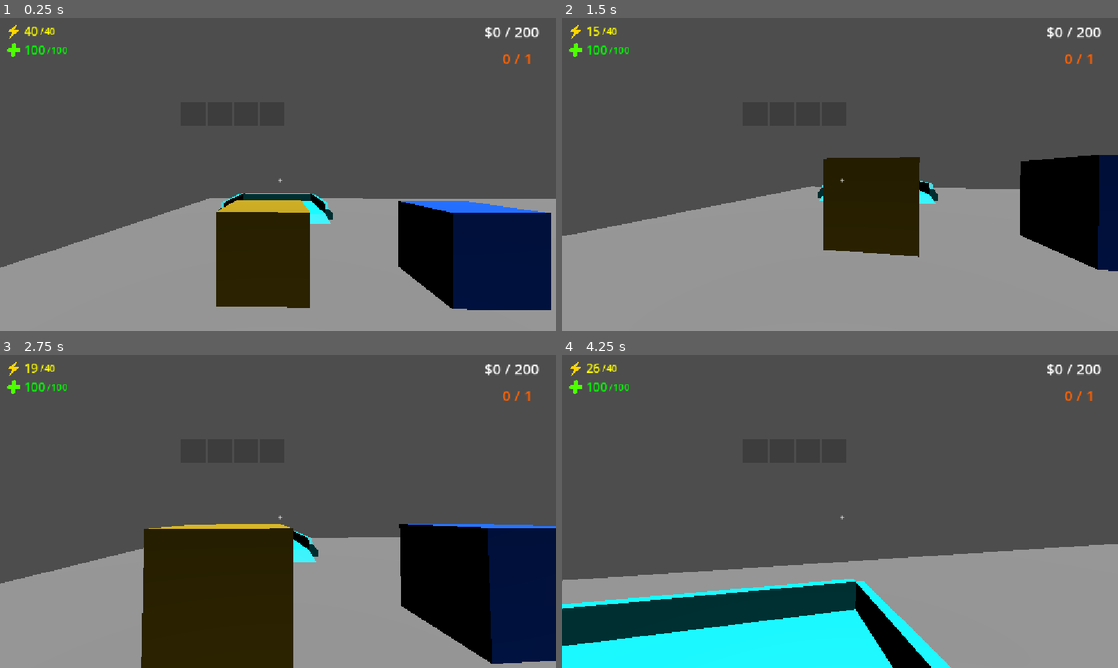
Above: before the commit, frames 1-4 (two rows, left to right).
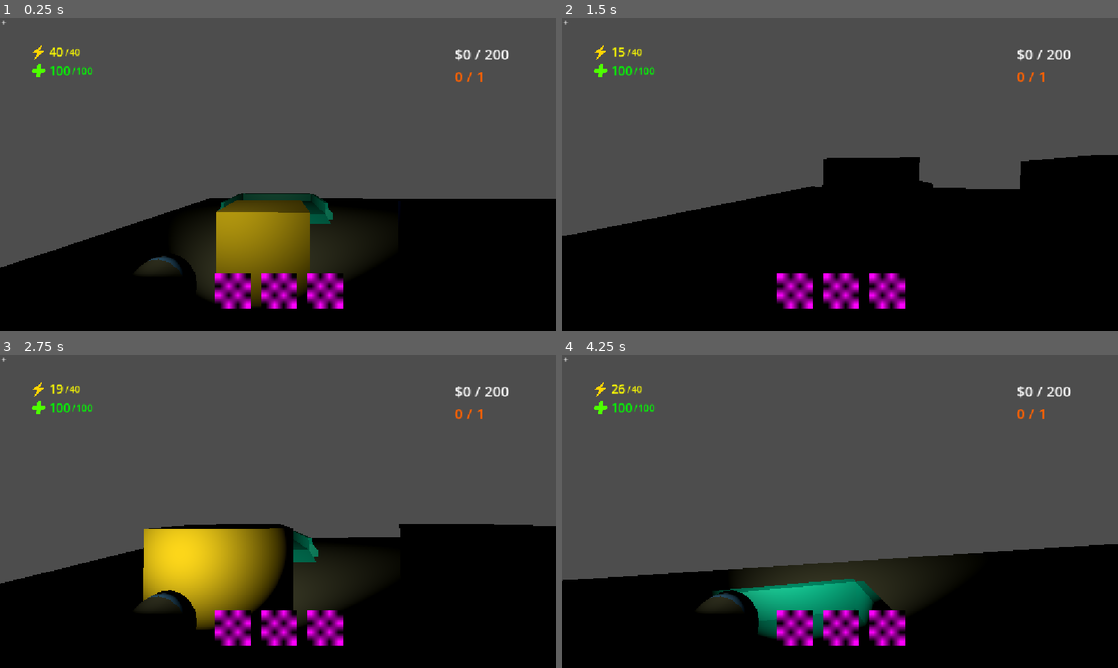
Above: after the commit, the same moments.

Repository: cesadev/Repojam
Game: Godot game, scene res://cenas/jogo/play_map.tscn
Same seed, same stepped clock (60 frames per second), same inputs: the game is played once before the commit and once after it. This scene is started directly instead of the project's main scene.
Inputs (mouse positions are in pixels of both pictures, inside the frame that each line leads up to):
- Up to frame 1 (0.25 s): no input
- Up to frame 2 (1.5 s): tap Enter (ui_accept) at 0.5, 0.77 s; move the mouse to (867, 174) at 0.52 s; hold W (move_forward) from 0.53 s (still down); tap Q (compact) at 0.6, 1.35 s; click (867, 174) at 0.67 s; move the mouse to (812, 174) at 1.27 s
- Up to frame 3 (2.75 s): keep holding W (move_forward); tap Enter (ui_accept) at 1.52, 2 s; move the mouse to (289, 505) at 2.02 s; hold Ctrl (crouch) from 2.03 s (still down); tap Q (compact) at 2.3 s
- Up to frame 4 (4.25 s): keep holding W (move_forward); move the mouse to (834, 517) at 2.77 s; release Ctrl (crouch) at 2.78 s; tap Shift (sprint) at 2.85 s; click (834, 517) at 2.92 s; tap Enter (ui_accept) at 3.02, 3.77 s; tap Q (compact) at 3.05, 3.6 s; move the mouse to (878, 514) at 3.52 s

The runs differ from the first frame. In frame 1, 36% of the frame differs, in the area x 0-100%, y 0-100%; in frame 2, 42%; in frame 3, 36%; in frame 4, 34%.

Commit message:
luzinhas e refatoration

Diff:
--- a/cenas/entidades/player.tscn
+++ b/cenas/entidades/player.tscn
@@ -1,6 +1,7 @@
 [gd_scene format=3 uid="uid://dnde6kbl7keax"]
 
 [ext_resource type="Script" uid="uid://cswe6q22acxrr" path="res://scripts/entidades/player.gd" id="1_svr0m"]
+[ext_resource type="PackedScene" uid="uid://c8fv4nccjn672" path="res://assets/props/lanterna.glb" id="2_5gks8"]
 [ext_resource type="PackedScene" uid="uid://58d47doq6aiy" path="res://cenas/jogo/PlayerUI.tscn" id="2_tml3h"]
 [ext_resource type="PackedScene" uid="uid://odv8txq5k4h0" path="res://assets/entidades/player/CharPlayer.glb" id="3_qaydq"]
 
@@ -175,6 +176,10 @@
 
 			item_sendo_arrastado = objeto
 
+			# Avisa o player que estamos segurando um item (apaga a lanterna)
+			if player and \"segurando_item\" in player:
+				player.segurando_item = true
+
 
 		else:
 
@@ -264,6 +269,10 @@
 
 		print(\"Item solto: \", item_sendo_arrastado.name)
 
+		# Avisa o player que soltamos o item (reacende a lanterna)
+		if player and \"segurando_item\" in player:
+			player.segurando_item = false
+
 		item_sendo_arrastado = null
 # ============================================================
 # PROCESSAMENTO DA INTERAÇÃO
@@ -287,6 +296,16 @@
 transform = Transform3D(1, 0, 0, 0, 1, 0, 0, 0, 1, 0, 0.5521743, -0.5528567)
 current = true
 
+[node name="lanterna" parent="Pivot/Camera3D" unique_id=1351914014 instance=ExtResource("2_5gks8")]
+transform = Transform3D(-0.98441327, 0, 0.17587027, 0, 1, 0, -0.17587027, 0, -0.98441327, -0.7278799, -0.62997234, -0.7137283)
+
+[node name="SpotLight3D" type="SpotLight3D" parent="Pivot/Camera3D/lanterna" unique_id=408395143]
+transform = Transform3D(-1.0000002, 0, -1.0430813e-07, 0, 1, 0, 1.0430813e-07, 0, -1.0000002, 0, 0.35324502, 0)
+light_color = Color(0.8389921, 0.842646, 0.6008147, 1)
+light_energy = 2.134
+spot_range = 10.277
+spot_angle = 37.91
+
 [node name="CollisionShape3D" type="CollisionShape3D" parent="." unique_id=1792594318]
 transform = Transform3D(0.85, 0, 0, 0, 0.85, 0, 0, 0, 0.85, 0, 0, 0)
 shape = SubResource("CapsuleShape3D_bhunq")
--- a/cenas/jogo/PlayerUI.tscn
+++ b/cenas/jogo/PlayerUI.tscn
@@ -1,8 +1,11 @@
 [gd_scene format=3 uid="uid://58d47doq6aiy"]
 
-[ext_resource type="Script" uid="uid://qy0ydaqyklg5" path="res://assets/UI/player_ui.gd" id="1_p3ekm"]
+[ext_resource type="Script" uid="uid://qy0ydaqyklg5" path="res://scripts/UI/player_ui.gd" id="1_p3ekm"]
 [ext_resource type="Texture2D" uid="uid://nsc6r50w0aty" path="res://assets/UI/Stamina.png" id="1_py0tg"]
 [ext_resource type="Texture2D" uid="uid://cye5ixuhbiig5" path="res://assets/UI/Health.png" id="2_p3ekm"]
+
+[sub_resource type="PlaceholderTexture2D" id="PlaceholderTexture2D_d0u6y"]
+size = Vector2(75, 75)
 
 [node name="PlayerUI" type="Control" unique_id=1725352464]
 layout_mode = 3
@@ -11,28 +14,13 @@
 anchor_top = 0.5
 anchor_right = 0.5
 anchor_bottom = 0.5
+offset_left = -573.0
+offset_top = -327.0
+offset_right = 577.0
+offset_bottom = 323.0
 grow_horizontal = 2
 grow_vertical = 2
 script = ExtResource("1_p3ekm")
-
-[node name="Meta" type="Label" parent="." unique_id=147669889]
-layout_mode = 0
-offset_left = 428.0
-offset_top = -317.0
-offset_right = 567.0
-offset_bottom = -275.0
-theme_override_font_sizes/font_size = 30
-text = "$0 / 8,350"
-
-[node name="Fase" type="Label" parent="." unique_id=1608968797]
-layout_mode = 0
-offset_left = 465.0
-offset_top = -262.0
-offset_right = 535.0
-offset_bottom = -220.0
-theme_override_colors/font_color = Color(1, 0.38039216, 0, 1)
-theme_override_font_sizes/font_size = 30
-text = "0 / 1"
 
 [node name="Label" type="Label" parent="." unique_id=1362027743]
 layout_mode = 1
@@ -43,49 +31,101 @@
 horizontal_alignment = 1
 vertical_alignment = 1
 
-[node name="VBoxContainer" type="VBoxContainer" parent="." unique_id=681410211]
-layout_mode = 0
-offset_left = -565.0
-offset_top = -314.0
-offset_right = -330.0
-offset_bottom = -228.0
+[node name="HBoxContainer" type="HBoxContainer" parent="." unique_id=696605041]
+layout_mode = 1
+anchors_preset = 8
+anchor_left = 0.5
+anchor_top = 0.5
+anchor_right = 0.5
+anchor_bottom = 0.5
+offset_left = -515.0
+offset_top = -269.0
+offset_right = 503.0
+offset_bottom = 250.0
+grow_horizontal = 2
+grow_vertical = 2
+theme_override_constants/separation = 750
 
-[node name="HBoxContainer" type="HBoxContainer" parent="VBoxContainer" unique_id=1259972467]
+[node name="VBoxContainer" type="VBoxContainer" parent="HBoxContainer" unique_id=681410211]
 layout_mode = 2
 
-[node name="Stamina2" type="TextureRect" parent="VBoxContainer/HBoxContainer" unique_id=1144927665]
+[node name="HBoxContainer" type="HBoxContainer" parent="HBoxContainer/VBoxContainer" unique_id=1259972467]
+layout_mode = 2
+
+[node name="Stamina2" type="TextureRect" parent="HBoxContainer/VBoxContainer/HBoxContainer" unique_id=1144927665]
 layout_mode = 2
 texture = ExtResource("1_py0tg")
 expand_mode = 3
 
-[node name="Stamina" type="Label" parent="VBoxContainer/HBoxContainer" unique_id=2103014214]
+[node name="Stamina" type="Label" parent="HBoxContainer/VBoxContainer/HBoxContainer" unique_id=2103014214]
 layout_mode = 2
 theme_override_colors/font_color = Color(1, 1, 0, 1)
 theme_override_font_sizes/font_size = 25
 text = "40"
 
-[node name="StaminaLimite" type="Label" parent="VBoxContainer/HBoxContainer" unique_id=783470422]
+[node name="StaminaLimite" type="Label" parent="HBoxContainer/VBoxContainer/HBoxContainer" unique_id=783470422]
 layout_mode = 2
 theme_override_colors/font_color = Color(1, 1, 0, 1)
 theme_override_font_sizes/font_size = 20
 text = "/40"
 
-[node name="HBoxContainer2" type="HBoxContainer" parent="VBoxContainer" unique_id=2041850708]
+[node name="HBoxContainer2" type="HBoxContainer" parent="HBoxContainer/VBoxContainer" unique_id=2041850708]
 layout_mode = 2
 
-[node name="Health2" type="TextureRect" parent="VBoxContainer/HBoxContainer2" unique_id=1291583920]
+[node name="Health2" type="TextureRect" parent="HBoxContainer/VBoxContainer/HBoxContainer2" unique_id=1291583920]
 layout_mode = 2
 texture = ExtResource("2_p3ekm")
 expand_mode = 2
 
-[node name="Health" type="Label" parent="VBoxContainer/HBoxContainer2" unique_id=922626505]
+[node name="Health" type="Label" parent="HBoxContainer/VBoxContainer/HBoxContainer2" unique_id=922626505]
 layout_mode = 2
 theme_override_colors/font_color = Color(0, 1, 0, 1)
 theme_override_font_sizes/font_size = 25
 text = "100"
 
-[node name="HealthLimite" type="Label" parent="VBoxContainer/HBoxContainer2" unique_id=993518043]
+[node name="HealthLimite" type="Label" parent="HBoxContainer/VBoxContainer/HBoxContainer2" unique_id=993518043]
 layout_mode = 2
 theme_override_colors/font_color = Color(0, 1, 0, 1)
 theme_override_font_sizes/font_size = 20
 text = "/100"
+
+[node name="VBoxContainer2" type="VBoxContainer" parent="HBoxContainer" unique_id=1542507111]
+layout_mode = 2
+
+[node name="Meta" type="Label" parent="HBoxContainer/VBoxContainer2" unique_id=147669889]
+layout_mode = 2
+theme_override_font_sizes/font_size = 30
+text = "$0 / 8,350"
+
+[node name="Fase" type="Label" parent="HBoxContainer/VBoxContainer2" unique_id=1608968797]
+layout_mode = 2
+theme_override_colors/font_color = Color(1, 0.38039216, 0, 1)
+theme_override_font_sizes/font_size = 30
+text = "0 / 1"
+
+[node name="Itens Container" type="HBoxContainer" parent="." unique_id=1361959506]
+layout_mode = 1
+anchors_preset = 7
+anchor_left = 0.5
+anchor_top = 1.0
+anchor_right = 0.5
+anchor_bottom = 1.0
+offset_left = -100.0
+offset_top = -95.0
+offset_right = 101.0
+offset_bottom = -45.0
+grow_horizontal = 2
+grow_vertical = 0
+theme_override_constants/separation = 20
+
+[node name="TextureRect" type="TextureRect" parent="Itens Container" unique_id=1303670860]
+layout_mode = 2
+texture = SubResource("PlaceholderTexture2D_d0u6y")
+
+[node name="TextureRect2" type="TextureRect" parent="Itens Container" unique_id=602844145]
+layout_mode = 2
+texture = SubResource("PlaceholderTexture2D_d0u6y")
+
+[node name="TextureRect3" type="TextureRect" parent="Itens Container" unique_id=92907441]
+layout_mode = 2
+texture = SubResource("PlaceholderTexture2D_d0u6y")
--- a/cenas/jogo/play_map.tscn
+++ b/cenas/jogo/play_map.tscn
@@ -75,6 +75,7 @@
 
 [node name="DirectionalLight3D" type="DirectionalLight3D" parent="." unique_id=1971279102]
 transform = Transform3D(1, 0, 0, 0, -0.026563901, 0.99964714, 0, -0.99964714, -0.026563901, 0, 0, 0)
+visible = false
 
 [node name="Item1" parent="." unique_id=1161841566 instance=ExtResource("2_kf301")]
 transform = Transform3D(1, 0, 0, 0, 1, 0, 0, 0, 1, 3.5050125, 0.5999999, 0.6657567)
--- a/assets/UI/player_ui.gd
+++ b/scripts/UI/player_ui.gd
@@ -2,15 +2,15 @@
 
 @onready var player = null
 
-# Referências dos Labels de Stamina e Vida
-@onready var stamina_label = $VBoxContainer/HBoxContainer/Stamina
-@onready var stamina_limite_label = $VBoxContainer/HBoxContainer/StaminaLimite
-@onready var health_label = $VBoxContainer/HBoxContainer2/Health
-@onready var health_limite_label = $VBoxContainer/HBoxContainer2/HealthLimite
+# Referências corrigidas baseadas na nova estrutura de nós do PlayerUI.tscn
+@onready var stamina_label = $HBoxContainer/VBoxContainer/HBoxContainer/Stamina
+@onready var stamina_limite_label = $HBoxContainer/VBoxContainer/HBoxContainer/StaminaLimite
+@onready var health_label = $HBoxContainer/VBoxContainer/HBoxContainer2/Health
+@onready var health_limite_label = $HBoxContainer/VBoxContainer/HBoxContainer2/HealthLimite
 
-# Referências de Texto da UI (Meta e Fase)
-@onready var meta_label = $Meta
-@onready var fase_label = $Fase
+# Referências de Texto da UI (Meta e Fase) corrigidas para a nova estrutura
+@onready var meta_label = $HBoxContainer/VBoxContainer2/Meta
+@onready var fase_label = $HBoxContainer/VBoxContainer2/Fase
 
 # Contêiner placeholder para os itens
 @onready var itens_container: HBoxContainer = null
@@ -24,7 +24,6 @@
 	else:
 		player = get_node_or_null("../Player")
 
-	_criar_placeholders_itens()
 
 func _process(delta: float) -> void:
 	if not player:
@@ -39,9 +38,6 @@
 	# Atualiza a stamina e o limite
 	stamina_label.text = str(int(player.energia_atual))
 	stamina_limite_label.text = "/" + str(int(player.energia_maxima))
-
-	# Nota: O dinheiro/grana atual do jogador também pode ser puxado direto do player se quiser,
-	# mas mantemos a compatibilidade caso a meta_area atualize via função abaixo.
 
 # ============================================================
 # FUNÇÕES CHAMADAS PELA META_AREA.GD
@@ -70,24 +66,3 @@
 			result += ","
 		result += s[i]
 	return result
-
-func _criar_placeholders_itens() -> void:
-	itens_container = HBoxContainer.new()
-	itens_container.name = "ItensContainer"
-	itens_container.set_anchors_preset(Control.PRESET_BOTTOM_WIDE)
-	itens_container.offset_left = -200
-	itens_container.offset_top = -150
-	itens_container.offset_right = 200
-	itens_container.offset_bottom = -100
-	add_child(itens_container)
-
-	for i in range(4):
-		var placeholder = TextureRect.new()
-		placeholder.custom_minimum_size = Vector2(40, 40)
-		placeholder.expand_mode = TextureRect.EXPAND_FIT_WIDTH_PROPORTIONAL
-
-		var img = Image.create(40, 40, false, Image.FORMAT_RGBA8)
-		img.fill(Color(0.2, 0.2, 0.2, 0.6))
-		placeholder.texture = ImageTexture.create_from_image(img)
-
-		itens_container.add_child(placeholder)
--- a/scripts/entidades/player.gd
+++ b/scripts/entidades/player.gd
@@ -14,6 +14,9 @@
 
 var estado: String = "idle"
 var inventario: Array = []
+
+# Variável de controle atualizada pelo script de interação de itens
+var segurando_item: bool = false
 
 # ============================================================
 # CONFIGURAÇÕES DE MOVIMENTO
@@ -47,6 +50,7 @@
 
 @onready var pivot = $Pivot
 @onready var camera = $Pivot/Camera3D
+@onready var lanterna_light = $Pivot/Camera3D/lanterna/SpotLight3D
 
 var camera_rotation_x = 0.0
 
@@ -143,9 +147,9 @@
 			var is_crouching = Input.is_action_pressed("crouch")
 			var just_crouched = Input.is_action_just_pressed("crouch")
 
-			# SÓ PERMITE O COMPACT NO CHÃO SE APERTAR O BOTÃO E TIVER PELO MENOS 25 DE ENERGIA
+			# Gasta 25 de energia e ativa o compacto no chão
 			if Input.is_action_just_pressed("compact") and energia_atual >= 25.0:
-				energia_atual -= 25.0 # Gasta 25 de energia na hora
+				energia_atual -= 25.0
 				estado = "compacto_chao"
 				compact_timer = 1.5
 				shake_intensity = 0.1
@@ -169,7 +173,7 @@
 				elif is_running:
 					estado = "run"
 					target_speed = run_speed
-					energia_atual -= 15.0 * delta # Gasta corrida por segundo
+					energia_atual -= 15.0 * delta # Gasta energia ao correr
 
 				elif is_moving:
 					estado = "walk"
@@ -178,7 +182,7 @@
 				else:
 					estado = "idle"
 
-				# SE NÃO ESTIVER CORRENDO, RECUPERA ENERGIA GRADUALMENTE
+				# Recupera energia se não estiver correndo
 				if estado != "run":
 					energia_atual += 8.0 * delta
 
@@ -197,7 +201,6 @@
 					target_velocity.y = jump_force
 
 	else:
-		# Se estiver no ar, recupera um pouco de energia
 		energia_atual += 4.0 * delta
 		energia_atual = clamp(energia_atual, 0.0, energia_maxima)
 
@@ -206,9 +209,9 @@
 		else:
 			target_velocity.y -= fall_acceleration * delta
 
-		# SÓ PERMITE O COMPACT NO AR SE TIVER PELO MENOS 25 DE ENERGIA
+		# Gasta 25 de energia e ativa o compacto no ar
 		if Input.is_action_just_pressed("compact") and estado != "compacto_ar" and energia_atual >= 25.0:
-			energia_atual -= 25.0 # Gasta 25 de energia no ar
+			energia_atual -= 25.0
 			estado = "compacto_ar"
 
 			if current_speed > walk_speed + 0.5:
@@ -226,3 +229,15 @@
 
 	velocity = target_velocity
 	move_and_slide()
+
+	# ============================================================
+	# GESTÃO DA LANTERNA
+	# ============================================================
+	if lanterna_light:
+		var esta_compacto = estado in ["compacto_ar", "compacto_chao"]
+
+		# A lanterna acende apenas se NÃO estiver compacto E NÃO estiver segurando item
+		if not esta_compacto and not segurando_item:
+			lanterna_light.visible = true
+		else:
+			lanterna_light.visible = false
Binary file added: assets/props/lanterna.glb
Not shown, added: assets/props/lanterna.glb.import
Renamed: assets/UI/player_ui.gd.uid -> scripts/UI/player_ui.gd.uid
